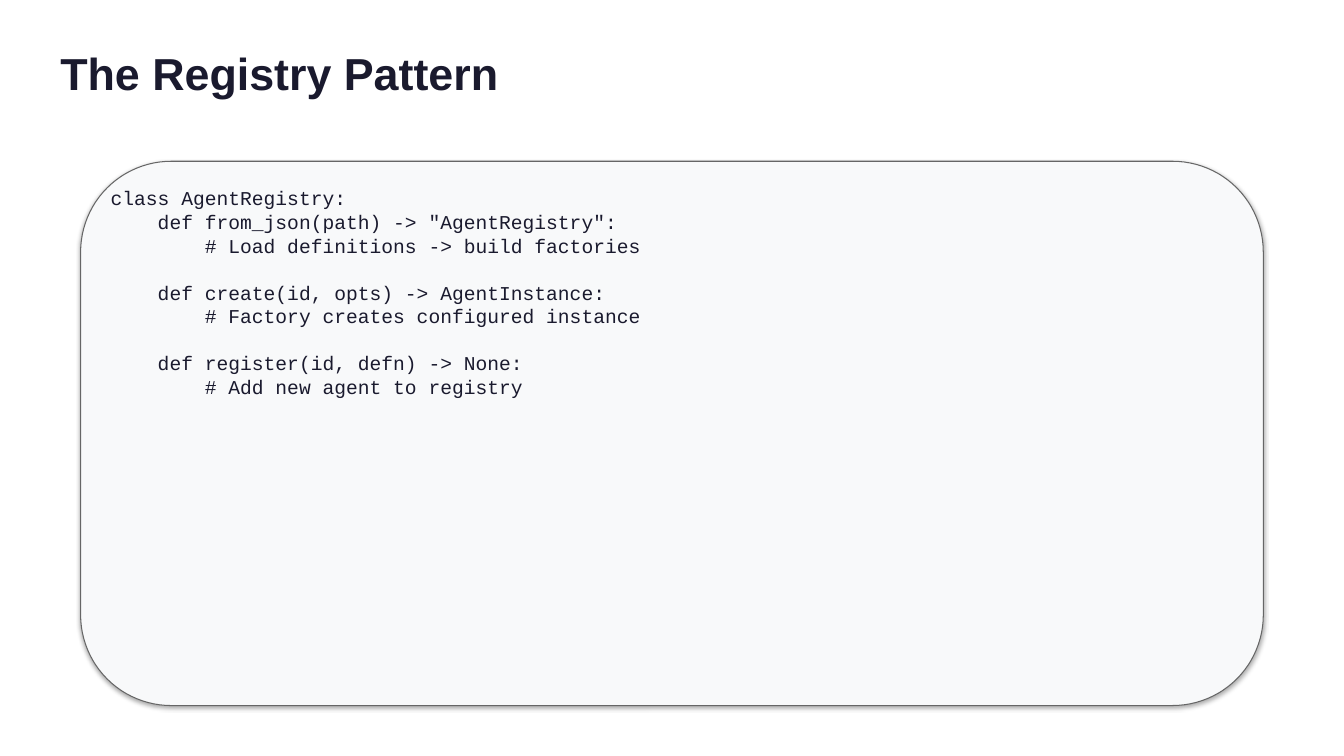
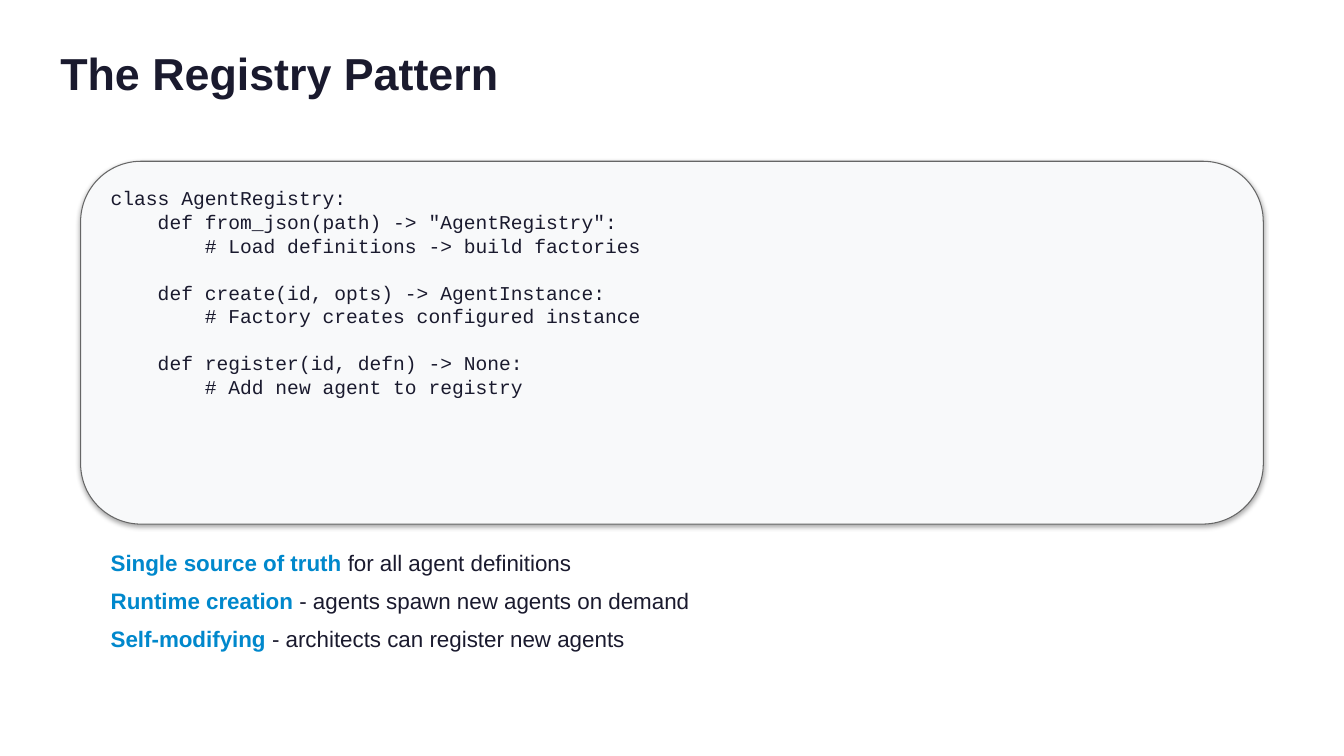
Before and after one commit to RPirruccio/lightning-agents, a slide deck: slide 8 of presentation/output/lightning-agents.pptx (slide 6 before the commit). Drawn at 1344x756 pixels with LibreOffice and Linux fonts; fonts in the diff are those of the drawing. Boxes give left, top, right and bottom in pixels: in the first picture for what was removed or moved away, otherwise in the second. Text is boxed around its words. In the diff, an @@ line names an element or a change of style, - is before the commit and + after.

```diff
--- a/presentation/output/lightning-agents.pptx
+++ b/presentation/output/lightning-agents.pptx
@@ rounded rectangle: place and size @@
-rounded rectangle at bbox=[81, 161, 1263, 706]
+rounded rectangle at bbox=[81, 161, 1263, 524]
@@ text added at bbox=[111, 554, 689, 652], 16 pt, text #1A1A2E @@
+Single source of truth for all agent definitions
+Runtime creation - agents spawn new agents on demand
+Self-modifying - architects can register new agents
```
Also in this commit, not shown: 5 other slides changed, 3 slides added, 2 slides removed, 25 other files.
